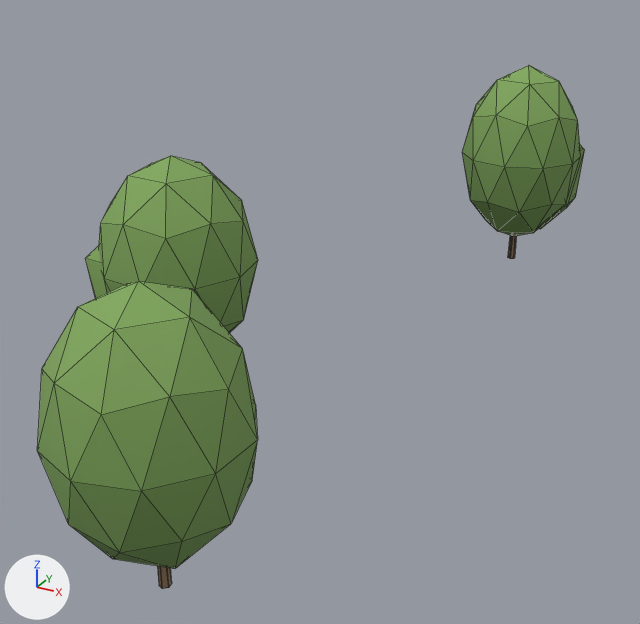
Renders of the glTF model viewer/districts/2030-haven/chunks/c_-1_11.glb from each side of a commit.
Camera for both pictures: a camera (50 mm lens) standing at (-16.2, 3022.8, 16.3) and looking at (-31.6, 3050.9, 2.3). Lighting does not change. The marker at lower left points along +X, +Y and +Z. The older version comes first. Mesh edges are drawn as thin lines. Vertices at exactly the same position are counted once.

The older version as bpy lines, for what is in view:
```python
me_tree_round_0 = bpy.data.meshes.new('tree_round_0')
me_tree_round_0.from_pydata(...)  # 66 vertices, 120 faces; spans x -0.68..0.68, y -0.7..0.7, z -1.0..1.0
me_tree_round_0.materials.append(mat_tree_vc)
# before: 7 (-0.01, 0.03, 0.06), 8 (0.01, 0.02, 0.06), 14 (0.01, -0.02, 0.06), 20 (-0.01, -0.03, 0.06), 27 (-0.04, -0.02, 0.06)
# before: 29 (-0.04, 0.02, 0.06)
ob_tree_round_0 = bpy.data.objects.new('tree_round_0', me_tree_round_0)
ob_tree_round_0.parent = ob_trees__1_11
ob_tree_round_0.location = (0.0186, 0.0516, 4.385)
ob_tree_round_0.rotation_euler = (0.0, 0.0, 1.225)  # degrees (0, 0, 70)
ob_tree_round_0.scale = (3.89, 3.89, 4.38)
ob_tree_round_0_001 = bpy.data.objects.new('tree_round_0.001', me_tree_round_0)
ob_tree_round_0_001.parent = ob_trees__1_11
ob_tree_round_0_001.location = (-6.544, 9.673, 4.435)
ob_tree_round_0_001.rotation_euler = (0.0, 0.0, 2.733)  # degrees (0, 0, 157)
ob_tree_round_0_001.scale = (4.17, 4.17, 4.43)
ob_tree_round_0_002 = bpy.data.objects.new('tree_round_0.002', me_tree_round_0)
ob_tree_round_0_002.parent = ob_trees__1_11
ob_tree_round_0_002.location = (0.339, 29.18, 4.975)
ob_tree_round_0_002.rotation_euler = (0.0, 0.0, 0.0377)  # degrees (0, 0, 2.2)
ob_tree_round_0_002.scale = (4.2, 4.2, 4.97)
```
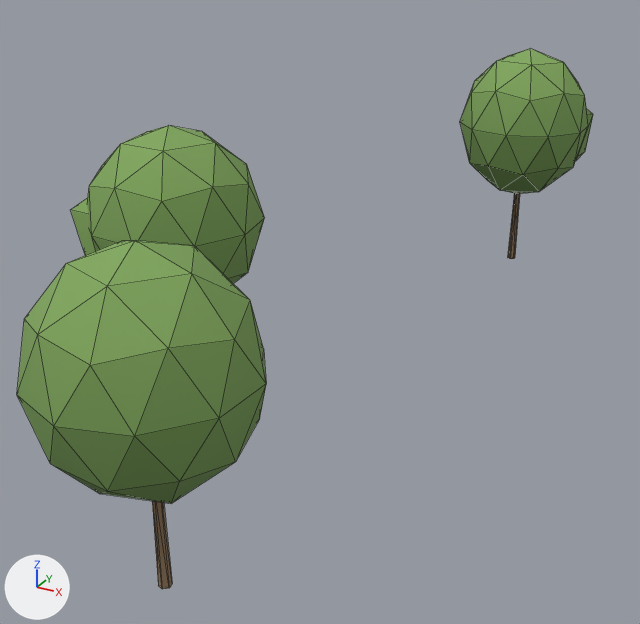
Where the change shows, as pixel boxes (x1, y1, x2, y2) in the pictures (640 x 624 px; the box of a moved part takes in the faces that stretch with it):
'tree_round_0', reshaped, moved, rescaled (13% wider, 13% taller): before (37, 281, 258, 589); after (17, 240, 266, 589)
'tree_round_0.001', reshaped, moved, rescaled: before (85, 156, 258, 333); after (71, 126, 264, 283)
'tree_round_0.002', reshaped, moved, rescaled (8% wider, 9% taller): before (462, 65, 585, 259); after (460, 48, 593, 259)
part 1 of me_tree_round_0, moved or reshaped: before (37, 65, 581, 569); after (17, 48, 588, 503)
part 2 of me_tree_round_0, moved or reshaped (mostly hidden): before (85, 145, 585, 298); after (71, 109, 593, 255)
part 3 of me_tree_round_0, moved or reshaped (mostly hidden): before (157, 235, 516, 589); after (152, 193, 520, 589)

Diff of the bpy script that builds the scene:
```diff
--- a/viewer/districts/2030-haven/chunks/c_-1_11.glb.py
+++ b/viewer/districts/2030-haven/chunks/c_-1_11.glb.py
@@ me_tree_round_0 @@
 # used by ob_tree_round_0; parent = ob_trees__1_11; location = (0.0186, 0.0516, 4.385); rotation_euler = (0.0, 0.0, 1.225), in degrees (0, 0, 70); scale = (3.89, 3.89, 4.38)
-me_tree_round_0.from_pydata(...)  # 66 vertices, 120 faces; spans x -0.68..0.68, y -0.7..0.7, z -1.0..1.0
+me_tree_round_0.from_pydata(...)  # 66 vertices, 120 faces; spans x -0.67..0.67, y -0.69..0.69, z -1.0..1.0
+# me_tree_round_0 part 1: the loose piece of 42 vertices spanning x -0.68..0.65, y -0.7..0.7, z -0.76..1.0 is scaled about its middle by (0.989, 0.989, 0.767), then moved by (0.0, 0.0, 0.21)
+# me_tree_round_0 part 2: the loose piece of 12 vertices spanning x -0.17..0.68, y -0.13..0.68, z -0.72..0.52 is scaled about its middle by (0.989, 0.989, 0.712), then moved by (0.0, 0.0, 0.32)
+# me_tree_round_0 part 3
+for i in [7, 8, 14, 20, 27, 29]: me_tree_round_0.vertices[i].co += Vector((0.0, 0.0, -0.35))
 me_tree_round_0.materials.append(mat_tree_vc)
@@ ob_tree_round_0 @@
 ob_tree_round_0.parent = ob_trees__1_11
-ob_tree_round_0.location = (0.0186, 0.0516, 4.385)
+ob_tree_round_0.location = (0.0204, 0.0566, 4.877)
 ob_tree_round_0.rotation_euler = (0.0, 0.0, 1.225)  # degrees (0, 0, 70)
-ob_tree_round_0.scale = (3.89, 3.89, 4.38)
+ob_tree_round_0.scale = (4.3, 4.3, 4.88)
@@ ob_tree_round_0_001 @@
 ob_tree_round_0_001.parent = ob_trees__1_11
-ob_tree_round_0_001.location = (-6.544, 9.673, 4.435)
+ob_tree_round_0_001.location = (-6.549, 9.676, 4.958)
 ob_tree_round_0_001.rotation_euler = (0.0, 0.0, 2.733)  # degrees (0, 0, 157)
-ob_tree_round_0_001.scale = (4.17, 4.17, 4.43)
+ob_tree_round_0_001.scale = (4.62, 4.62, 4.96)
@@ ob_tree_round_0_002 @@
 ob_tree_round_0_002.parent = ob_trees__1_11
-ob_tree_round_0_002.location = (0.339, 29.18, 4.975)
+ob_tree_round_0_002.location = (0.343, 29.18, 5.368)
 ob_tree_round_0_002.rotation_euler = (0.0, 0.0, 0.0377)  # degrees (0, 0, 2.2)
-ob_tree_round_0_002.scale = (4.2, 4.2, 4.97)
+ob_tree_round_0_002.scale = (4.53, 4.53, 5.37)
```
